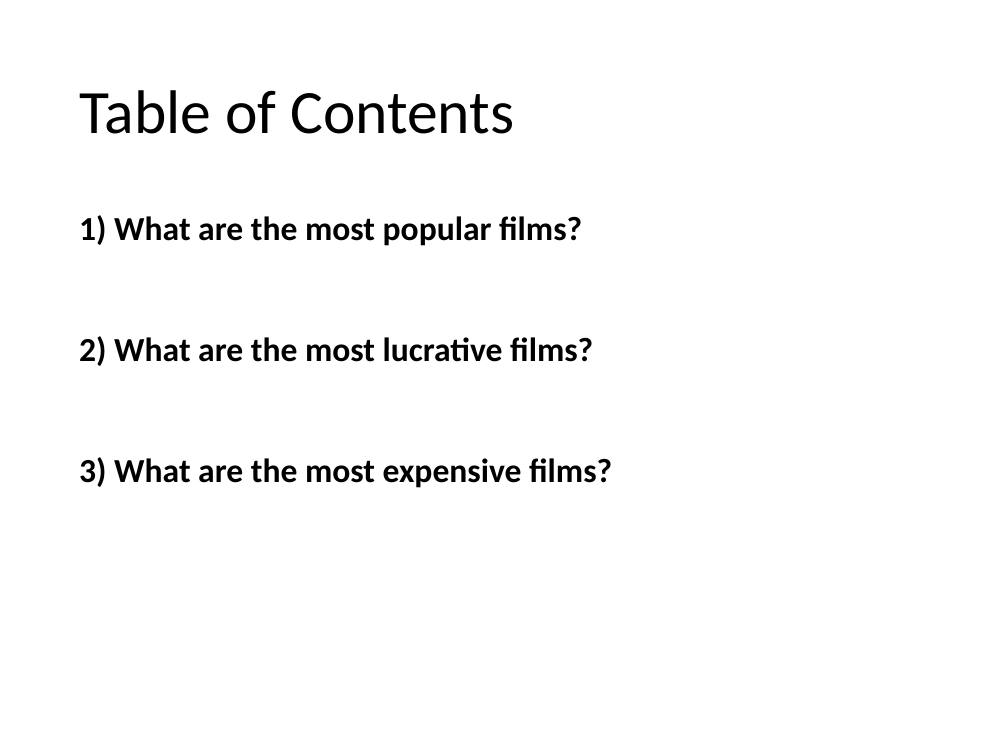
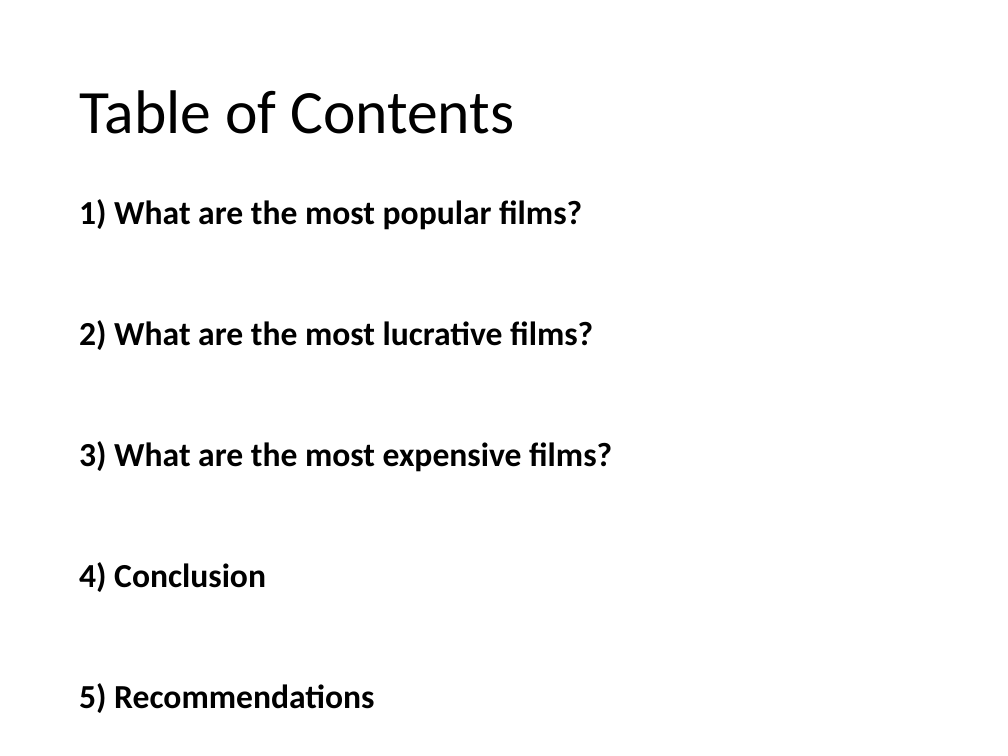
Before and after one commit to kagada01/dsc-mod-1-project-v2-1-online-ds-sp-000, a slide deck: slide 4 of Presentation.pptx. Drawn at 1008x756 pixels with LibreOffice and Linux fonts; fonts in the diff are those of the drawing. Boxes give left, top, right and bottom in pixels: in the first picture for what was removed or moved away, otherwise in the second. Text is boxed around its words. In the diff, an @@ line names an element or a change of style, - is before the commit and + after.

```diff
--- a/Presentation.pptx
+++ b/Presentation.pptx
@@ text "1) What are the most ...": place and size @@
-text "1) What are the most ..." at box(79, 215, 612, 488)
+text "1) What are the most ..." at box(79, 199, 612, 713)
@@ text at box(79, 562, 374, 713): paragraphs added @@
+4) Conclusion
+5) Recommendations
```
Also in this commit, not shown: 6 other slides changed, 1 other file.
